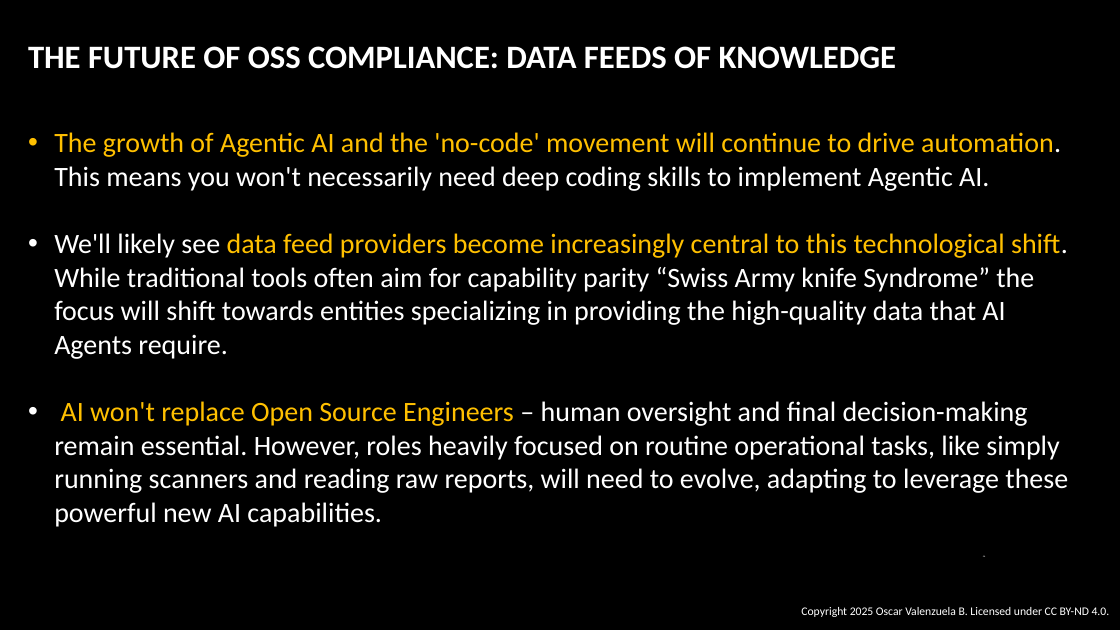
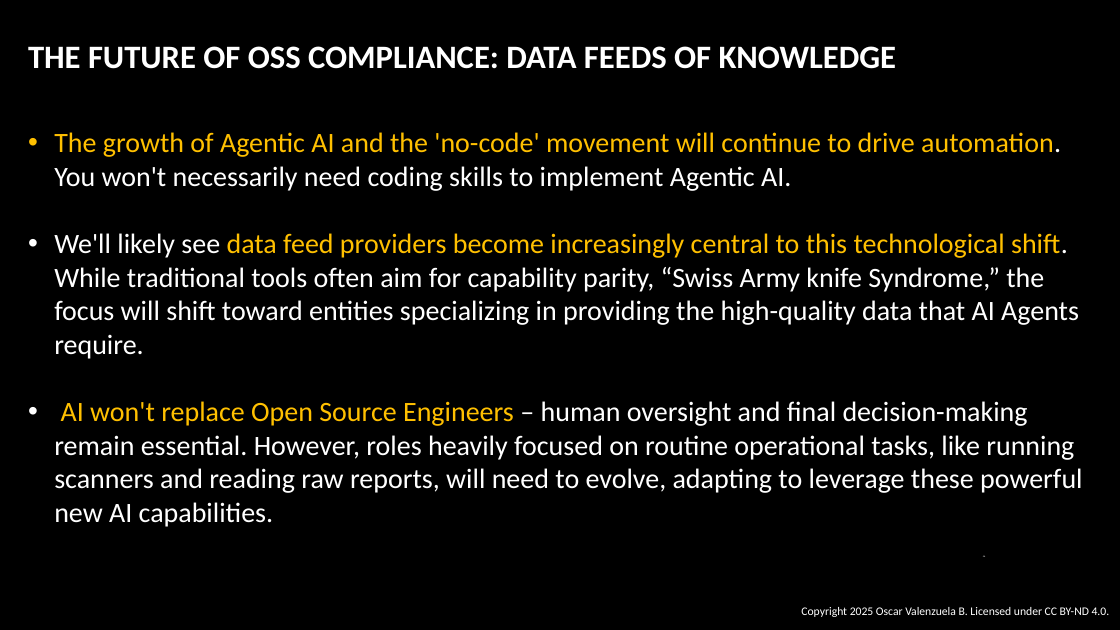
Before and after one commit to oscarvalenzuelab/sbom_analysis_using_agentic, a slide deck: slide 46 of slides/OSS_Agentic_AI.pptx. Drawn at 1120x630 pixels with LibreOffice and Linux fonts; fonts in the diff are those of the drawing; background and template pictures are left out. Boxes give left, top, right and bottom in pixels: in the first picture for what was removed or moved away, otherwise in the second. Text is boxed around its words. In the diff, an @@ line names an element or a change of style, - is before the commit and + after.

Commit message:
slides update

```diff
--- a/slides/OSS_Agentic_AI.pptx
+++ b/slides/OSS_Agentic_AI.pptx
@@ text at (54, 132, 1082, 527): text changed @@
-• The growth of Agentic AI and the 'no-code' movement will continue to drive automation. This means you won't necessarily need deep coding skills to implement Agentic AI.
-• We'll likely see data feed providers become increasingly central to this technological shift. While traditional tools often aim for capability parity “Swiss Army knife Syndrome” the focus will shift towards entities specializing in providing the high-quality data that AI Agents require.
-• AI won't replace Open Source Engineers – human oversight and final decision-making remain essential. However, roles heavily focused on routine operational tasks, like simply running scanners and reading raw reports, will need to evolve, adapting to leverage these powerful new AI capabilities.
+• The growth of Agentic AI and the 'no-code' movement will continue to drive automation. You won't necessarily need coding skills to implement Agentic AI.
+• We'll likely see data feed providers become increasingly central to this technological shift. While traditional tools often aim for capability parity, “Swiss Army knife Syndrome,” the focus will shift toward entities specializing in providing the high-quality data that AI Agents require.
+• AI won't replace Open Source Engineers – human oversight and final decision-making remain essential. However, roles heavily focused on routine operational tasks, like running scanners and reading raw reports, will need to evolve, adapting to leverage these powerful new AI capabilities.
```
Also in this commit, not shown: 5 other slides changed, 1 other file.
